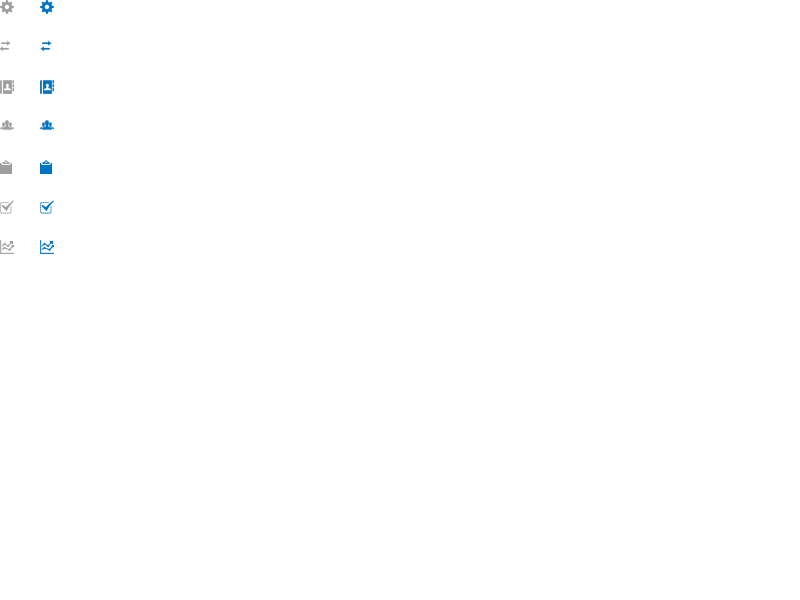
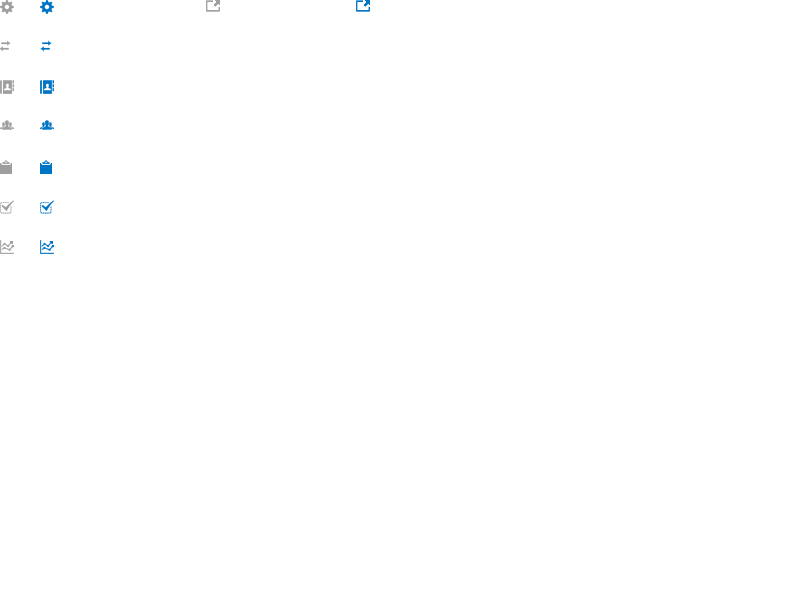
Two versions of the same layered image (800 x 600). Layer-by-layer changes:
added layer "open-link hover" above "open-link" over [356, 0, 370, 12]
added layer "open-link" above "statistics" over [206, 0, 220, 12]
